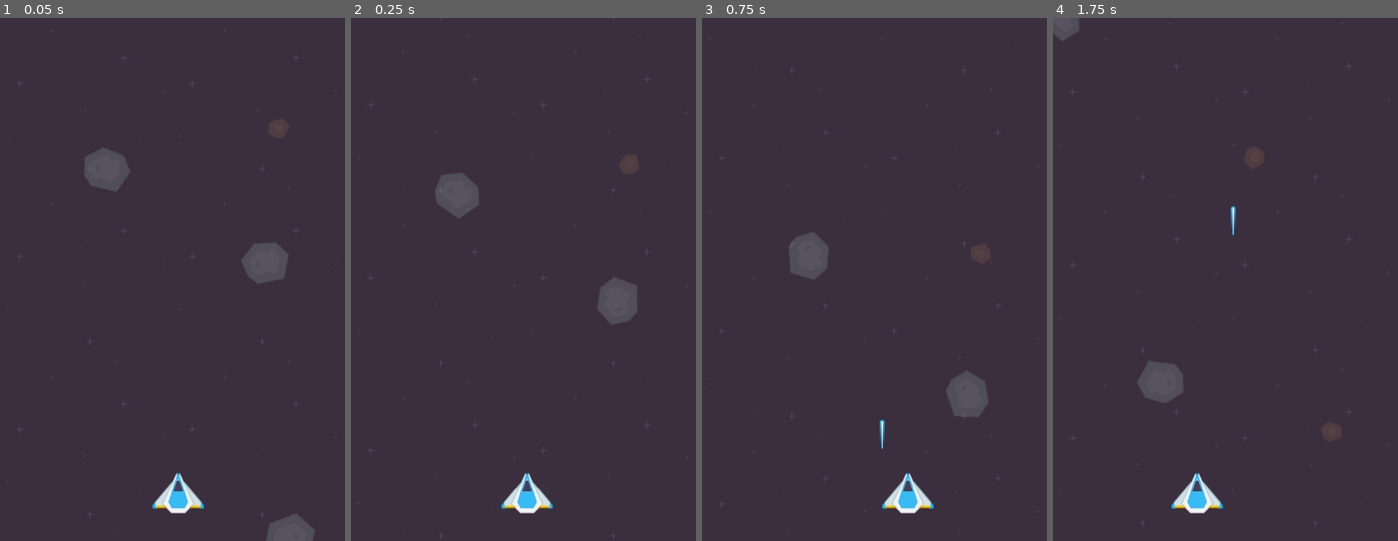
Above: before the commit, frames 1-4 (left to right).
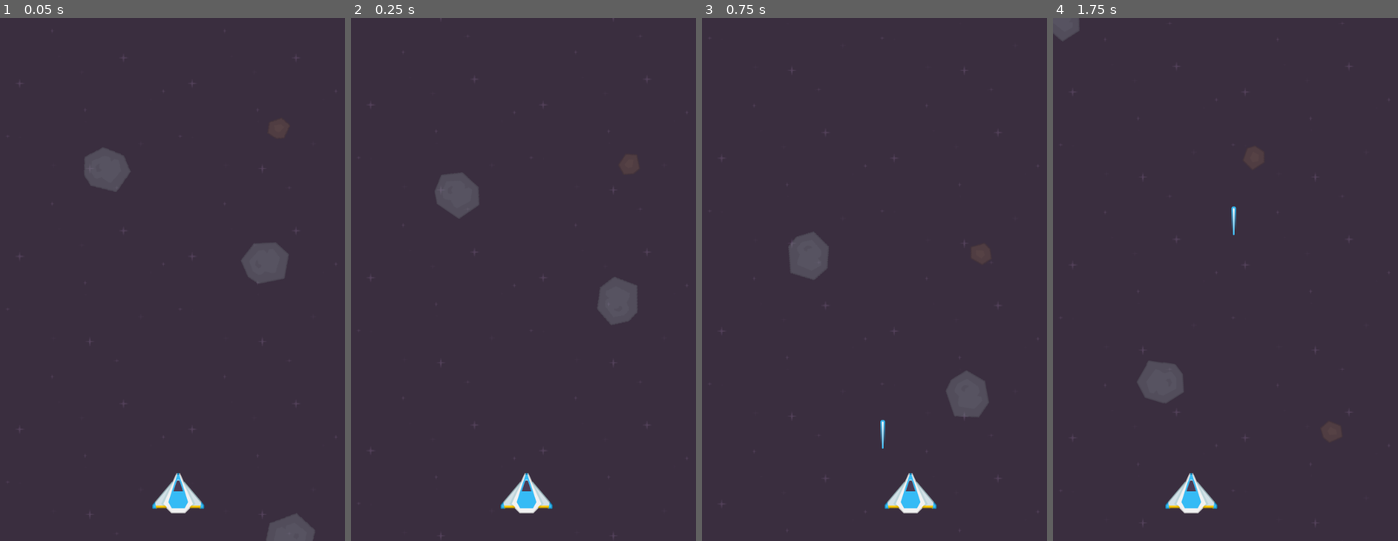
Above: after the commit, the same moments.

Repository: grabatui/godot-top-down-shooter-test
Game: Godot game, scene res://Scenes/world.tscn
Same seed, same stepped clock (60 frames per second), same inputs: the game is played once before the commit and once after it.
Inputs (mouse positions are in pixels of both pictures, inside the frame that each line leads up to):
- Up to frame 1 (0.05 s): no input
- Up to frame 2 (0.25 s): no input
- Up to frame 3 (0.75 s): move the mouse to (950, 253) at 0.52 s; press the mouse at (950, 253) at 0.53 s
- Up to frame 4 (1.75 s): move the mouse to (1156, 305) at 1.27 s; release the mouse at (1156, 305) at 1.28 s; click (1156, 305) at 1.35 s

Frame 1 is identical in both runs. In frame 2, 0.2% of the frame differs, in the area x 43-59%, y 87-95%; in frame 3, 0.4%; in frame 4, 0.6%, in the area x 32-54%, y 36-95%.

Commit message:
Mouse and lasers fixes

Diff:
--- a/Scripts/Scenes/player.gd
+++ b/Scripts/Scenes/player.gd
@@ -2,7 +2,7 @@
 class_name Player
 
 
-const INITIAL_SPEED = 150.0
+const INITIAL_SPEED = 170.0
 const INITIAL_LASER_SPEED = 400.0
 const INITIAL_SHOOT_SECONDS_INTERVAL = 1.3
 const ADDITIONAL_BORDER = 10.0
--- a/Scripts/Scenes/world.gd
+++ b/Scripts/Scenes/world.gd
@@ -1,4 +1,7 @@
 extends Node2D
+
+
+const LASER_QUIT_ADDITIONAL: float = 50.0
 
 
 var laser_projectile_template: Sprite2D
@@ -11,25 +14,28 @@
 
 
 func _ready():
-    Input.set_mouse_mode(Input.MOUSE_MODE_HIDDEN)
+	Input.set_mouse_mode(Input.MOUSE_MODE_CONFINED_HIDDEN)
 
-    __set_laser_projectile_template()
+	__set_laser_projectile_template()
 
-    SignalsBus.player_shoot.connect(__on_player_shoot)
+	SignalsBus.player_shoot.connect(__on_player_shoot)
 
 
 func _process(delta):
-    for laser in player_lasers.get_children():
-        laser.position.y -= player.laser_speed * delta
+	for laser in player_lasers.get_children():
+		laser.position.y -= player.laser_speed * delta
+
+		if laser.position.y < (-1 * LASER_QUIT_ADDITIONAL):
+			laser.queue_free()
 
 
 func __set_laser_projectile_template() -> void:
-    laser_projectile_template = Sprite2D.new()
-    laser_projectile_template.texture = player.laser_projectile
+	laser_projectile_template = Sprite2D.new()
+	laser_projectile_template.texture = player.laser_projectile
 
 
 func __on_player_shoot(marker_position: Vector2) -> void:
-    var laser: Sprite2D = laser_projectile_template.duplicate()
-    laser.global_position = marker_position
+	var laser: Sprite2D = laser_projectile_template.duplicate()
+	laser.global_position = marker_position
 
-    player_lasers.add_child(laser)
+	player_lasers.add_child(laser)
